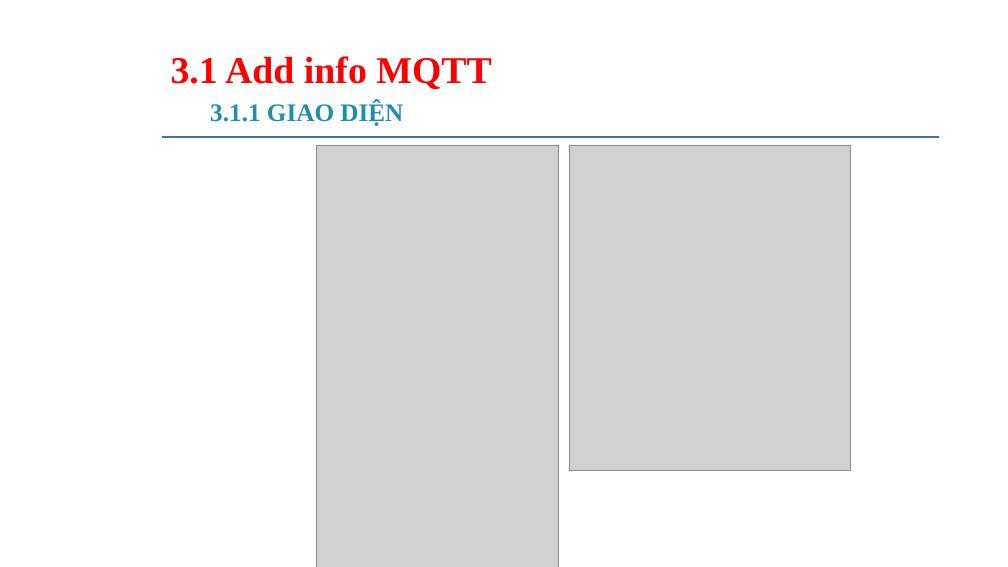
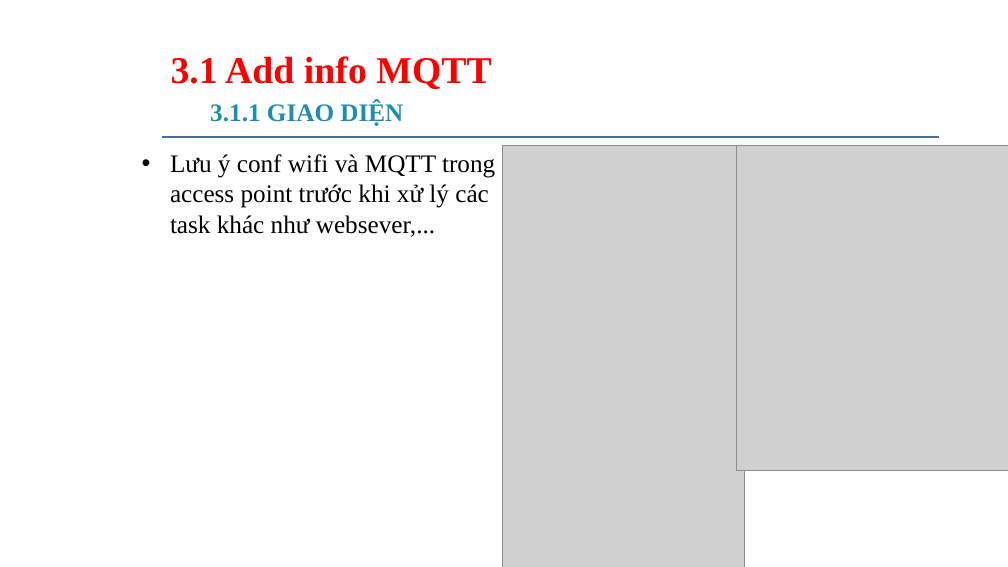
Before and after one commit to daotuyen9244/Indruino-Iot-Project, a slide deck: slide 28 of FW/Phuc/WEEK3_wifi login_mqtt info/TEMPLATE SLITE Wifi login.pptx. Drawn at 1008x567 pixels with LibreOffice and Linux fonts; fonts in the diff are those of the drawing; grey boxes stand for pictures; background and template pictures are left out. Boxes give left, top, right and bottom in pixels: in the first picture for what was removed or moved away, otherwise in the second. Text is boxed around its words. In the diff, an @@ line names an element or a change of style, - is before the commit and + after.

```diff
--- a/FW/Phuc/WEEK3_wifi login_mqtt info/TEMPLATE SLITE Wifi login.pptx
+++ b/FW/Phuc/WEEK3_wifi login_mqtt info/TEMPLATE SLITE Wifi login.pptx
@@ picture moved from (x1=317, y1=145, x2=559, y2=567) to (x1=503, y1=145, x2=745, y2=567) @@
@@ picture resized from (x1=570, y1=145, x2=851, y2=470) to (x1=737, y1=145, x2=1008, y2=470) @@
@@ text added at (x1=170, y1=154, x2=495, y2=237), 24 pt, text #000000 @@
+• Lưu ý conf wifi và MQTT trong access point trước khi xử lý các task khác như websever,...
```
Also in this commit, not shown: 33 other files.
